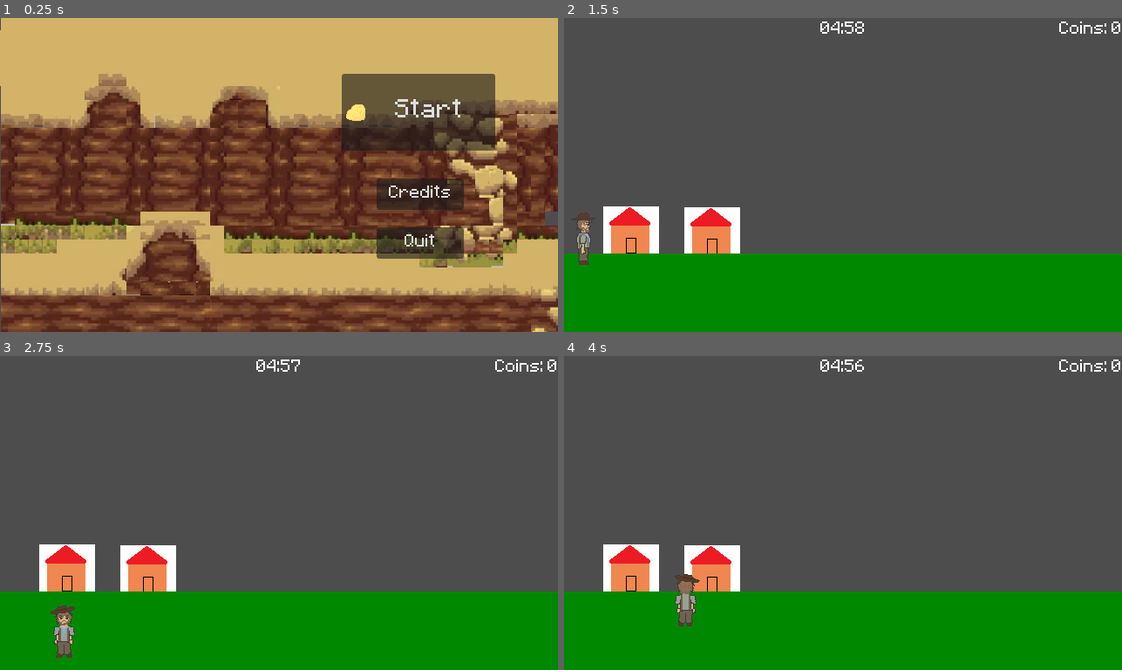
Above: before the commit, frames 1-4 (two rows, left to right).
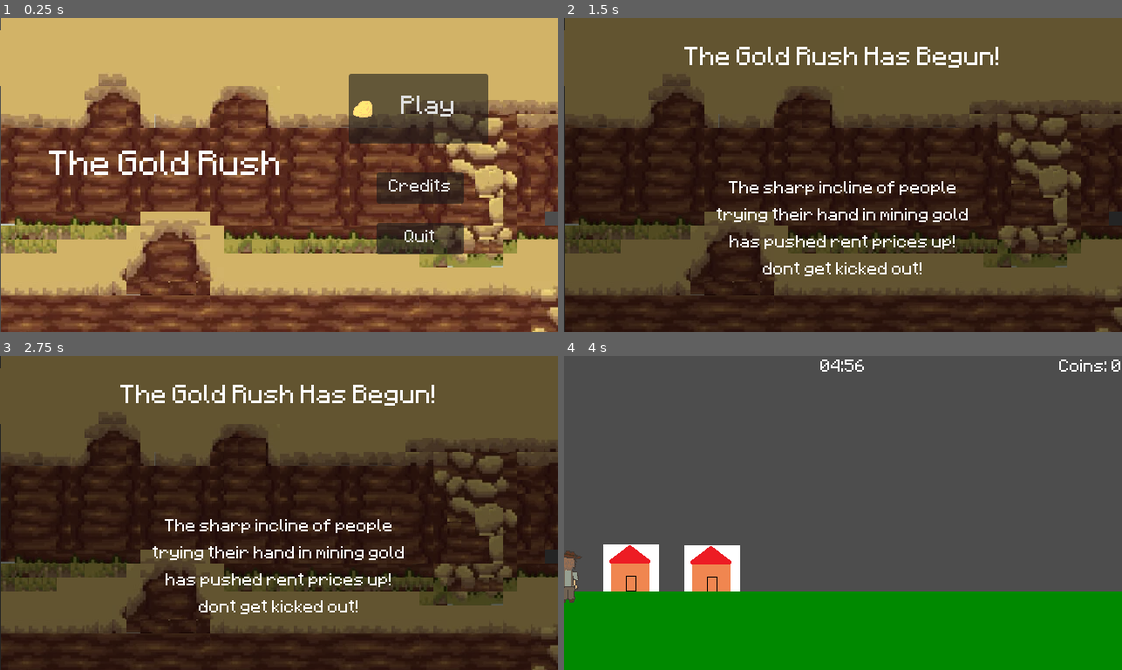
Above: after the commit, the same moments.

Repository: bendy1234/xhacks
Game: Godot game, scene res://scenes/main_menu.tscn
Two runs of this game, one before a commit and one after it. Both use one fixed random seed, a clock stepped at 60 frames per second and the inputs below.
Inputs:
- Up to frame 1 (0.25 s): no input
- Up to frame 2 (1.5 s): click "Start" (after the commit: "Play") at 0.5 s; tap Enter at 1.25 s; hold D (right) from 1.28 s (still down); hold Up (enter_door) from 1.28 s (still down)
- Up to frame 3 (2.75 s): release D (right) at 2.03 s; release Up (enter_door) at 2.03 s; hold S (down) from 2.03 s (still down); tap X (mine) at 2.1 s
- Up to frame 4 (4 s): release S (down) at 2.78 s; hold D (right) 2.78-3.53 s; hold Space (spacebar) 2.78-3.53 s; hold W (up) from 3.53 s (still down); tap Up (enter_door) at 3.6 s

The runs differ from the first frame. In frame 1, 4.1% of the frame differs, in the area x 8-89%, y 17-77%; in frame 2, 100%; in frame 3, 100%, in the area x 0-100%, y 0-100%; in frame 4, 0.8%.

Commit message:
add intro message

Diff:
--- a/code/main_menu.gd
+++ b/code/main_menu.gd
@@ -1,18 +1,14 @@
 extends Node2D
 
+func _on_start_pressed() -> void:
+	$Button_manager.visible = false
+	$intro_msg.visible = true
+	var t = $Timer
+	t.timeout.connect(get_tree().change_scene_to_file.bind("res://scenes/main.tscn"))
+	t.start()
+	#Signal
 
-# Called when the node enters the scene tree for the first time.
-func _ready() -> void:
-	pass # Replace with function body.
-
-
-# Called every frame. 'delta' is the elapsed time since the previous frame.
-func _process(delta: float) -> void:
-	pass
-
-
-func _on_start_pressed() -> void:
-	get_tree().change_scene_to_file("res://scenes/main.tscn")
+	#get_tree().change_scene_to_file("res://scenes/main.tscn")
 
 func _on_quit_pressed() -> void:
 	get_tree().quit()
--- a/scenes/main_menu.tscn
+++ b/scenes/main_menu.tscn
@@ -17,35 +17,99 @@
 layout_mode = 3
 anchors_preset = 0
 
+[node name="Title" type="Label" parent="Button_manager" unique_id=1324236624]
+layout_mode = 0
+offset_left = 56.0
+offset_top = 144.0
+offset_right = 324.0
+offset_bottom = 200.0
+theme_override_fonts/font = ExtResource("3_wu84c")
+theme_override_font_sizes/font_size = 32
+text = "The Gold Rush"
+
 [node name="Start" type="Button" parent="Button_manager" unique_id=207919904]
 layout_mode = 0
-offset_left = 392.0
+offset_left = 400.0
 offset_top = 64.0
-offset_right = 568.0
-offset_bottom = 152.0
+offset_right = 560.0
+offset_bottom = 144.0
 theme_override_constants/h_separation = 0
 theme_override_fonts/font = ExtResource("3_wu84c")
 theme_override_font_sizes/font_size = 24
-text = "Start"
+text = "Play"
 icon = ExtResource("2_bqqt6")
 
 [node name="Quit" type="Button" parent="Button_manager" unique_id=643320201]
 layout_mode = 0
 offset_left = 432.0
-offset_top = 240.0
+offset_top = 235.0
 offset_right = 532.0
-offset_bottom = 276.0
+offset_bottom = 271.0
 theme_override_fonts/font = ExtResource("3_wu84c")
 text = "Quit"
 
 [node name="Credits" type="Button" parent="Button_manager" unique_id=1467603889]
 layout_mode = 0
 offset_left = 432.0
-offset_top = 184.0
+offset_top = 177.0
 offset_right = 532.0
-offset_bottom = 220.0
+offset_bottom = 213.0
 theme_override_fonts/font = ExtResource("3_wu84c")
 text = "Credits"
+
+[node name="intro_msg" type="Control" parent="." unique_id=171254079]
+visible = false
+custom_minimum_size = Vector2(540, 360)
+layout_mode = 3
+anchors_preset = 0
+offset_right = 640.0
+offset_bottom = 360.0
+grow_horizontal = 2
+grow_vertical = 2
+metadata/_edit_use_anchors_ = true
+
+[node name="ColorRect" type="ColorRect" parent="intro_msg" unique_id=1956252373]
+layout_mode = 1
+anchors_preset = 15
+anchor_right = 1.0
+anchor_bottom = 1.0
+grow_horizontal = 2
+grow_vertical = 2
+color = Color(0, 0, 0, 0.53333336)
+
+[node name="Label" type="Label" parent="intro_msg" unique_id=1550456431]
+layout_mode = 1
+anchors_preset = 10
+anchor_right = 1.0
+offset_bottom = 96.0
+grow_horizontal = 2
+theme_override_fonts/font = ExtResource("3_wu84c")
+theme_override_font_sizes/font_size = 24
+text = "The Gold Rush Has Begun!"
+horizontal_alignment = 1
+vertical_alignment = 1
+
+[node name="into_msg" type="Label" parent="intro_msg" unique_id=1063468159]
+custom_minimum_size = Vector2(1, 1)
+layout_mode = 1
+anchors_preset = 15
+anchor_right = 1.0
+anchor_bottom = 1.0
+offset_top = 96.0
+grow_horizontal = 2
+grow_vertical = 2
+theme_override_fonts/font = ExtResource("3_wu84c")
+text = "
+The sharp incline of people
+trying their hand in mining gold
+has pushed rent prices up!
+dont get kicked out!"
+horizontal_alignment = 1
+vertical_alignment = 1
+
+[node name="Timer" type="Timer" parent="." unique_id=1936940746]
+wait_time = 3.0
+one_shot = true
 
 [connection signal="pressed" from="Button_manager/Start" to="." method="_on_start_pressed"]
 [connection signal="pressed" from="Button_manager/Quit" to="." method="_on_quit_pressed"]
